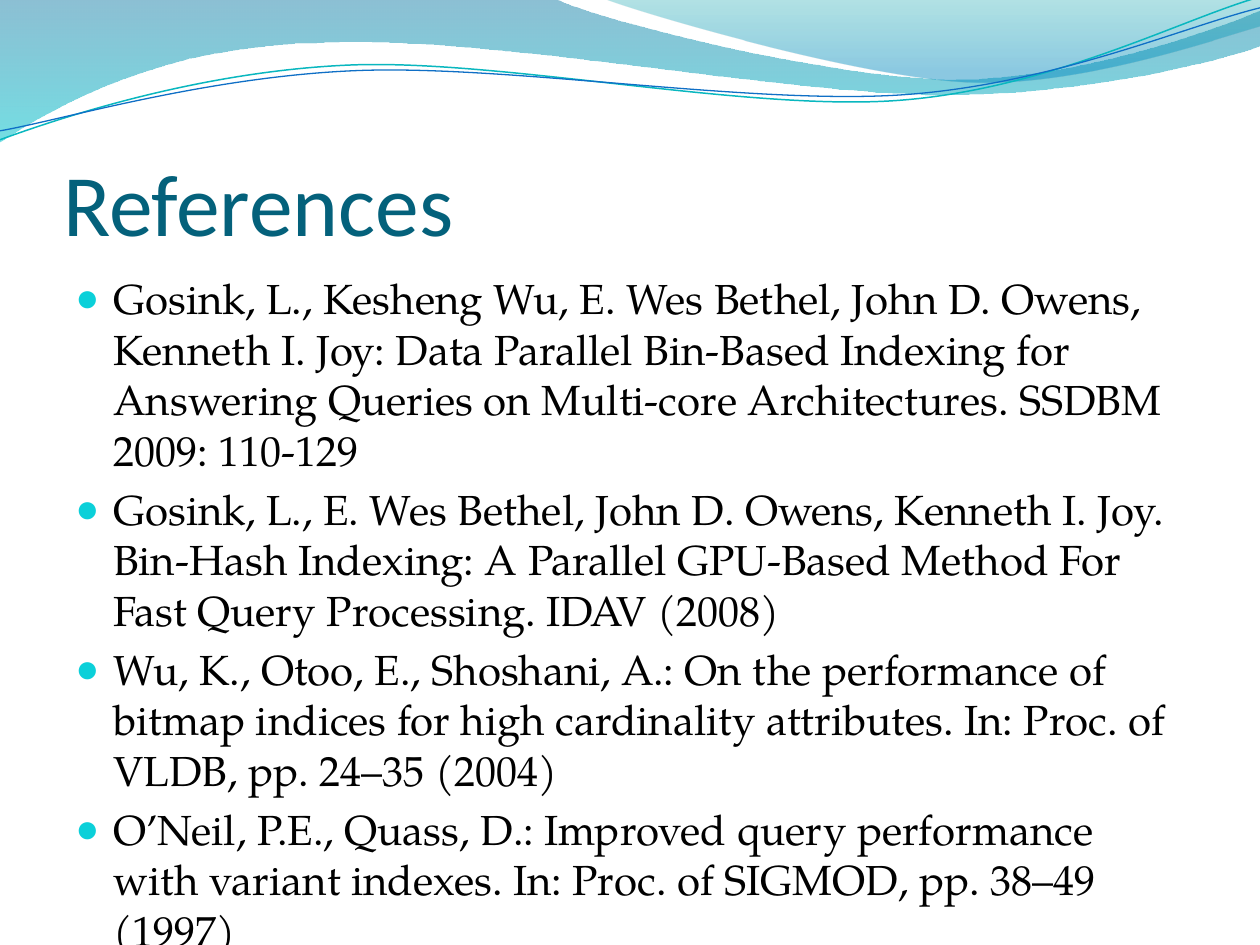
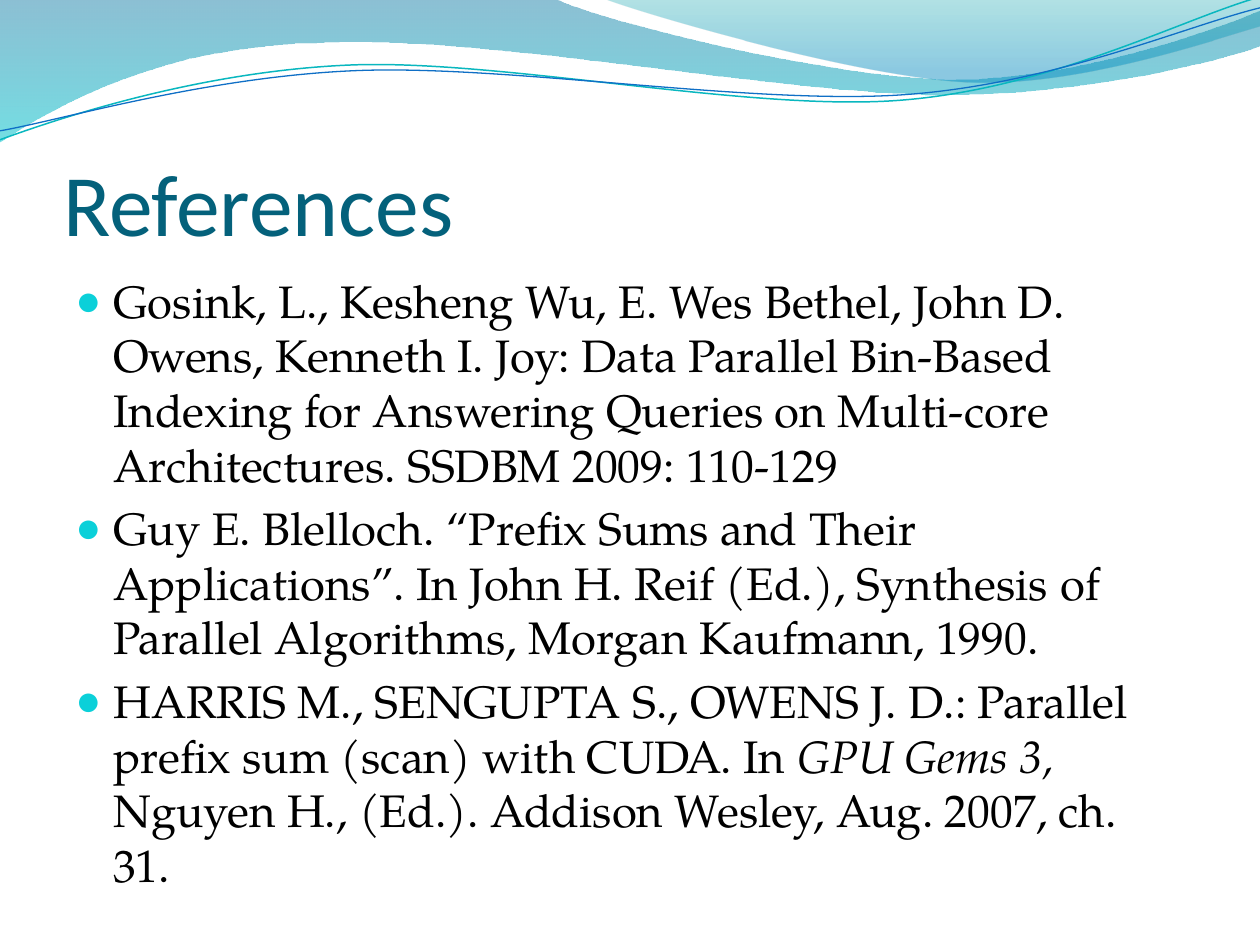
Before and after one commit to edvelezg/unb-pdp2, a slide deck: slide 20 of Project/InterimPresentation.pptx (slide 10 before the commit). Drawn at 1260x945 pixels with LibreOffice and Linux fonts; fonts in the diff are those of the drawing; background and template pictures are left out. Boxes give left, top, right and bottom in pixels: in the first picture for what was removed or moved away, otherwise in the second. Text is boxed around its words. In the diff, an @@ line names an element or a change of style, - is before the commit and + after.

```diff
--- a/Project/InterimPresentation.pptx
+++ b/Project/InterimPresentation.pptx
@@ text at [113, 285, 1065, 483]: size 24.1 to 26 pt in "Gosink, L., Kesheng Wu, E. Wes Bethel, ..." @@
@@ text at [113, 511, 1128, 883]: text changed; size 24.1 to 26 pt @@
-● Gosink, L., E. Wes Bethel, John D. Owens, Kenneth I. Joy. Bin-Hash Indexing: A Parallel GPU-Based Method For Fast Query Processing. IDAV (2008)
-● Wu, K., Otoo, E., Shoshani, A.: On the performance of bitmap indices for high cardinality attributes. In: Proc. of VLDB, pp. 24–35 (2004)
-● O’Neil, P.E., Quass, D.: Improved query performance with variant indexes. In: Proc. of SIGMOD, pp. 38–49 (1997)
+● Guy E. Blelloch. “Prefix Sums and Their Applications”. In John H. Reif (Ed.), Synthesis of Parallel Algorithms, Morgan Kaufmann, 1990.
+● HARRIS M., SENGUPTA S., OWENS J. D.: Parallel prefix sum (scan) with CUDA. In GPU Gems 3, Nguyen H., (Ed.). Addison Wesley, Aug. 2007, ch. 31.
```
Also in this commit, not shown: 5 other slides changed, 13 slides added, 2 slides removed.
